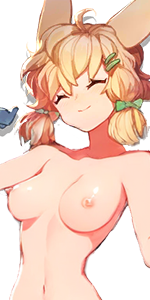
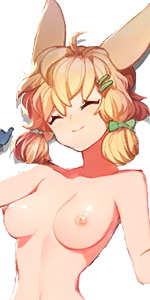
Layered file, before and after one edit (w=150, h=300). Changes by layer:
renamed "图层 1 拷贝" to "图层 1 拷贝 2", painted on it over <box>0,0,150,300</box>
